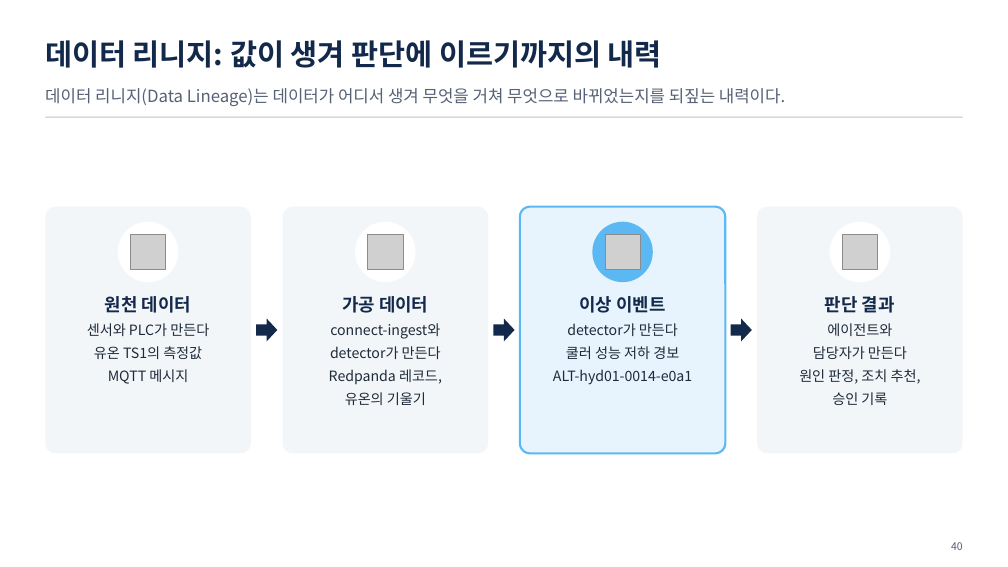
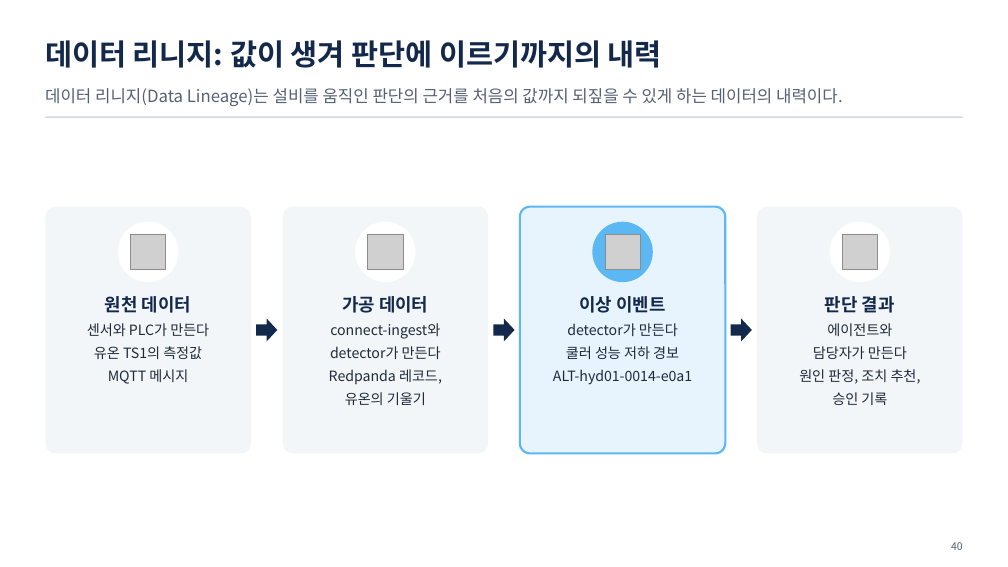
Before and after one commit to uengine-oss/hyd-iot-edu, a slide deck: slide 40 of course/slides/integrated/통합반_01일차.pptx. Drawn at 1008x567 pixels with LibreOffice and Linux fonts; fonts in the diff are those of the drawing; grey boxes stand for pictures. Boxes give left, top, right and bottom in pixels: in the first picture for what was removed or moved away, otherwise in the second. Text is boxed around its words. In the diff, an @@ line names an element or a change of style, - is before the commit and + after.

```diff
--- a/course/slides/integrated/통합반_01일차.pptx
+++ b/course/slides/integrated/통합반_01일차.pptx
@@ text at (45, 88, 843, 106): text changed @@
-데이터 리니지(Data Lineage)는 데이터가 어디서 생겨 무엇을 거쳐 무엇으로 바뀌었는지를 되짚는 내력이다.
+데이터 리니지(Data Lineage)는 설비를 움직인 판단의 근거를 처음의 값까지 되짚을 수 있게 하는 데이터의 내력이다.
```
Also in this commit, not shown: 16 other slides changed, 10 other files.
